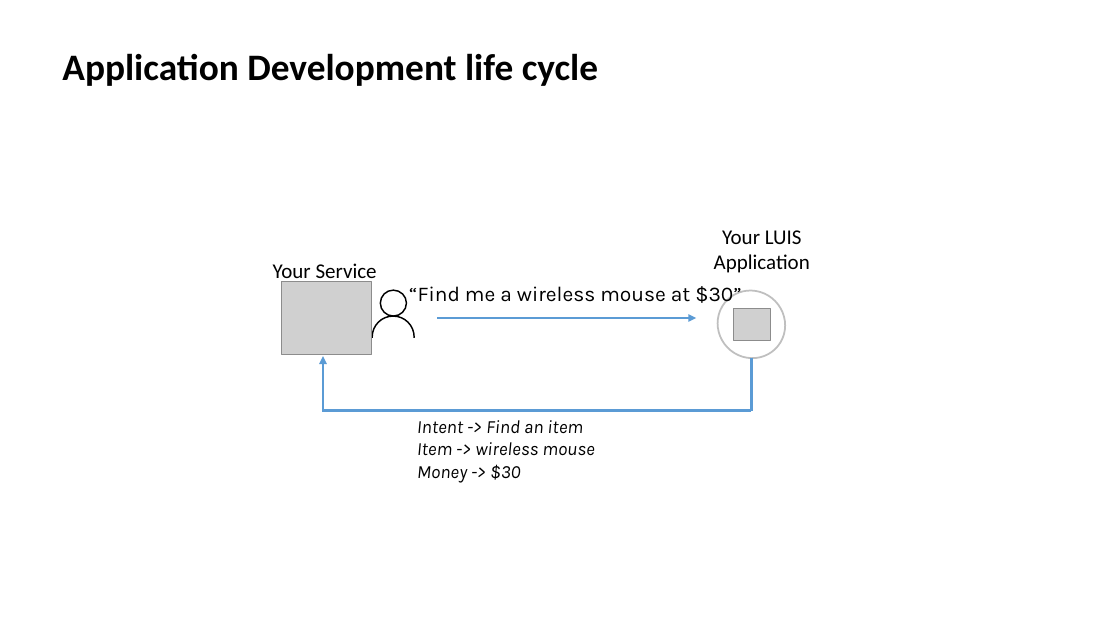
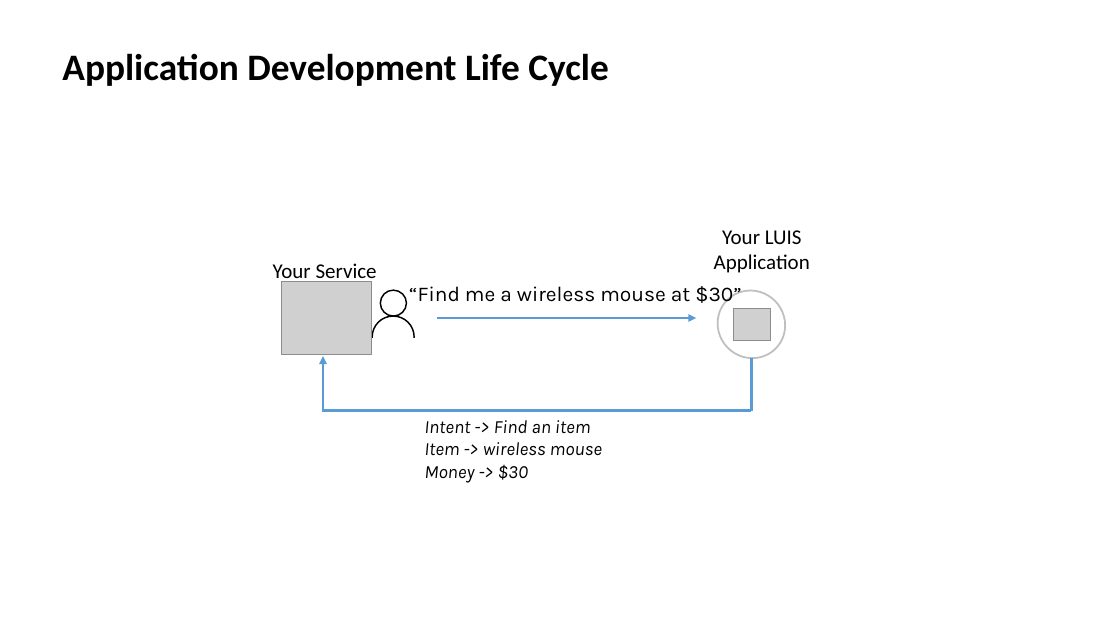
Before and after one commit to mansijain014/HR-Bot, a slide deck: slide 13 of Slide Deck/Conversational AI Build NLU model using LUIS(MLSA).pptx (slide 14 before the commit). Drawn at 1120x630 pixels with LibreOffice and Linux fonts; fonts in the diff are those of the drawing; grey boxes stand for pictures; background and template pictures are left out. Boxes give left, top, right and bottom in pixels: in the first picture for what was removed or moved away, otherwise in the second. Text is boxed around its words. In the diff, an @@ line names an element or a change of style, - is before the commit and + after.

```diff
--- a/Slide Deck/Conversational AI Build NLU model using LUIS(MLSA).pptx
+++ b/Slide Deck/Conversational AI Build NLU model using LUIS(MLSA).pptx
@@ title at [62,53,609,86]: text changed @@
-Application Development life cycle
+Application Development Life Cycle
@@ text "Intent -> Find an item": place and size @@
-text "Intent -> Find an item" at [417,420,594,483]
+text "Intent -> Find an item" at [424,420,602,483]
```
Also in this commit, not shown: 6 other slides changed, 2 slides added, 1 slide removed, 4 other files.
